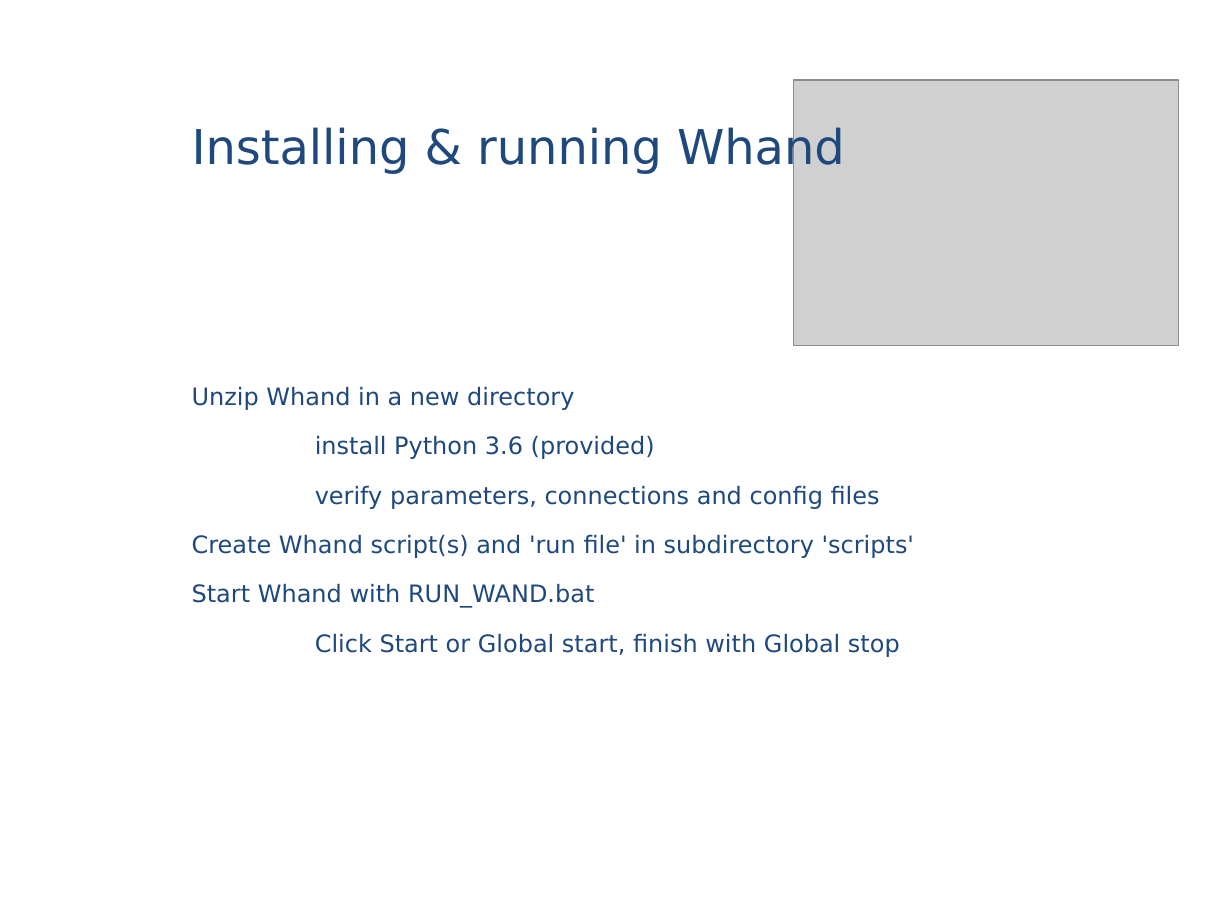
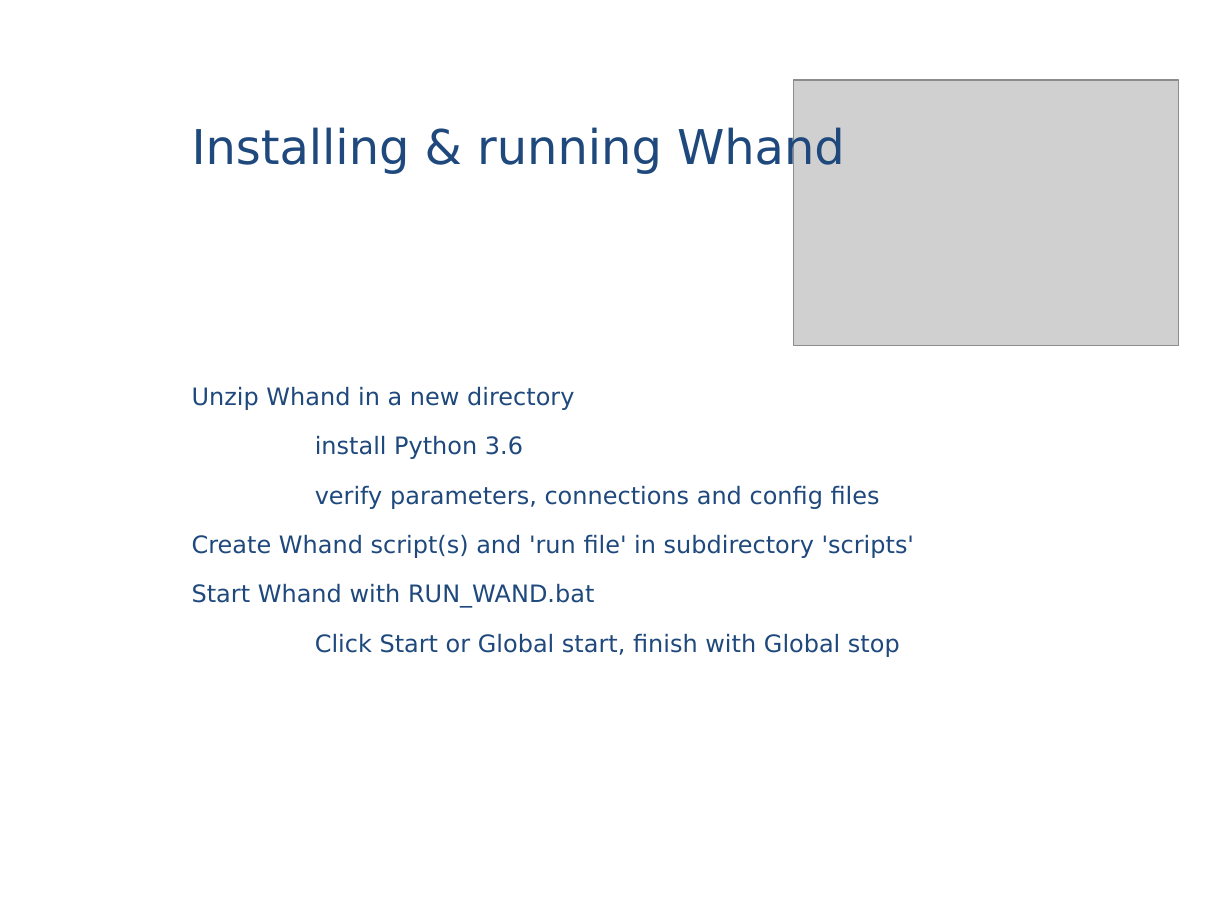
Before and after one commit to MarchandAlain/Whand, a slide deck: slide 5 of Introduction to Whand.ppt (slide 3 before the commit). Drawn at 1232x924 pixels with LibreOffice and Linux fonts; fonts in the diff are those of the drawing; grey boxes stand for pictures. Boxes give left, top, right and bottom in pixels: in the first picture for what was removed or moved away, otherwise in the second. Text is boxed around its words. In the diff, an @@ line names an element or a change of style, - is before the commit and + after.

```diff
--- a/Introduction to Whand.ppt
+++ b/Introduction to Whand.ppt
@@ text at (x1=315, y1=435, x2=523, y2=459): text changed @@
-install Python 3.6 (provided)
+install Python 3.6
```
Also in this commit, not shown: 4 other slides changed, 3 slides added, 1 slide removed.
